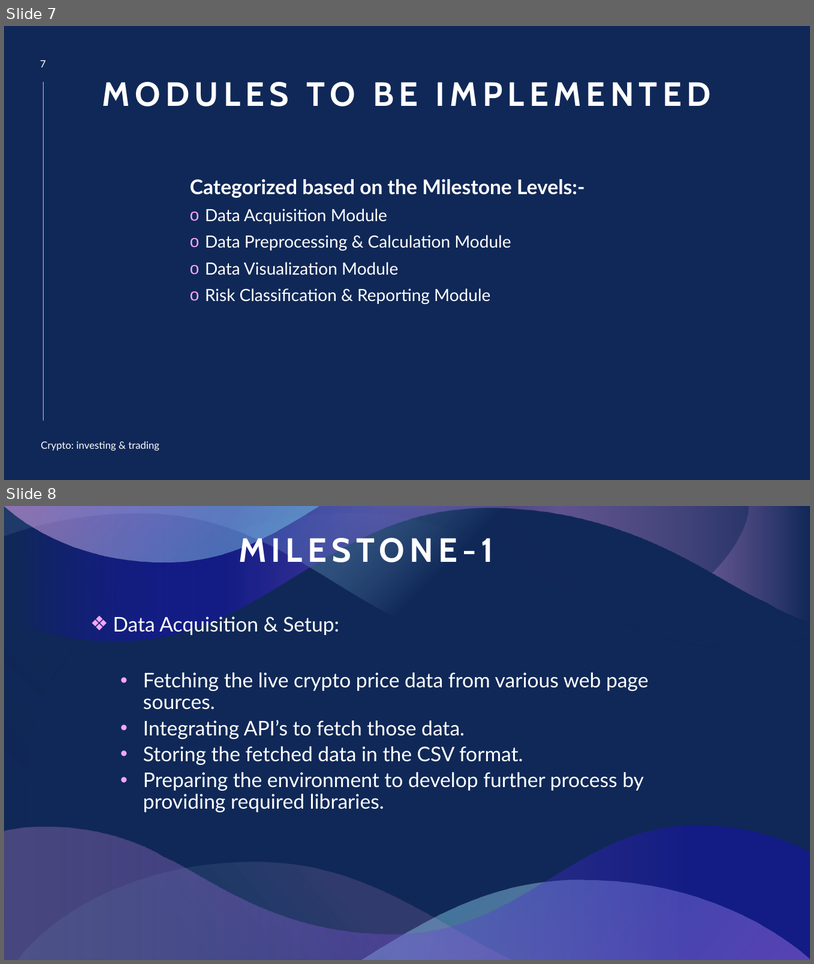
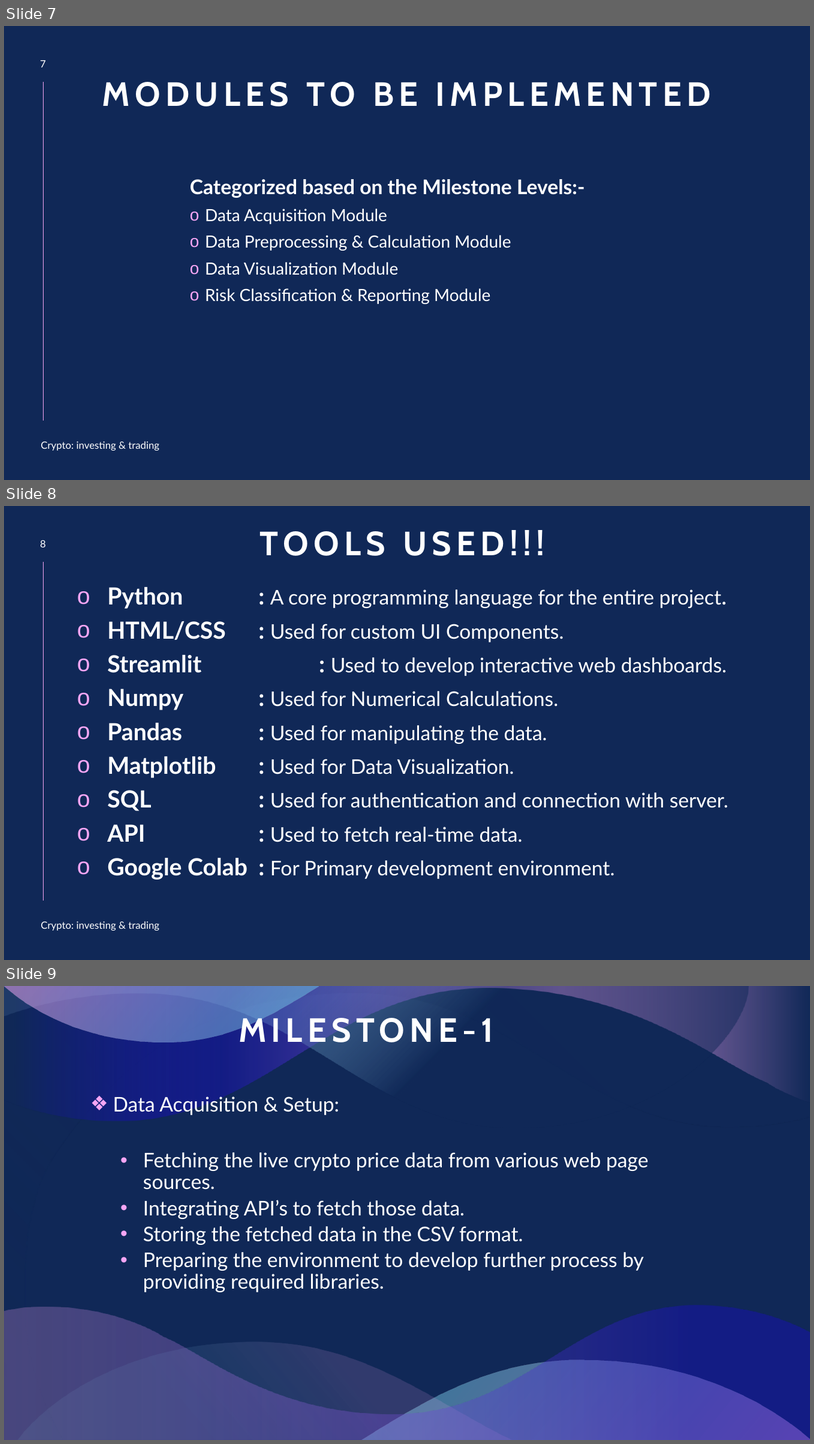
Before and after one commit to jaganmohanreddy1223/Jagan_Crypto_Volatility, a slide deck: CRYPTO.pptx. Shown one above the other, each under a label of ours: slides 7 and 8 before the commit, slides 7, 8 and 9 after it. The pictures are 814x964 and 814x1444 pixels, drawn with LibreOffice and Linux fonts; fonts in the diff are those of the drawing. Boxes give left, top, right and bottom in pixels: in the first picture for what was removed or moved away, otherwise in the second. Text is boxed around its words. In the diff, an @@ line names an element or a change of style, - is before the commit and + after.

```diff
--- a/CRYPTO.pptx
+++ b/CRYPTO.pptx
@@ slide 8 added at box(4, 506, 810, 960), background #102857; not listed: 1 template element that a slide beside it also shows @@
@@ page number added at box(40, 540, 46, 547), 12 pt, text #FFFFFF @@
+8
@@ title added at box(260, 530, 545, 556), 40 pt, text #FFFFFF, bold @@
+TOOLS USED!!!
@@ text added at box(107, 587, 729, 879), 24 pt, text #FFFFFF @@
+o Python : A core programming language for the entire project.
+o HTML/CSS : Used for custom UI Components.
+o Streamlit : Used to develop interactive web dashboards.
+o Numpy : Used for Numerical Calculations.
+o Pandas : Used for manipulating the data.
+o Matplotlib : Used for Data Visualization.
+o SQL : Used for authentication and connection with server.
+o API : Used to fetch real-time data.
+o Google Colab : For Primary development environment.
@@ text added at box(41, 921, 159, 930), 12 pt, text #FFFFFF @@
+Crypto: investing & trading
@@ what was slide 8 is now slide 9 @@
```
Also in this commit, not shown: 1 slide changed.
